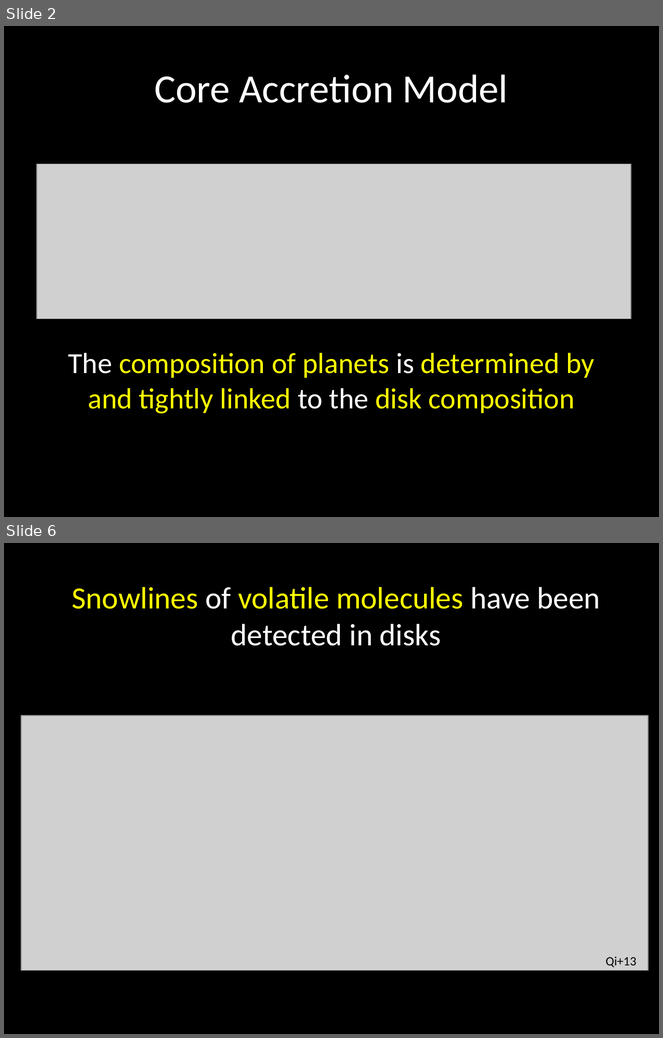
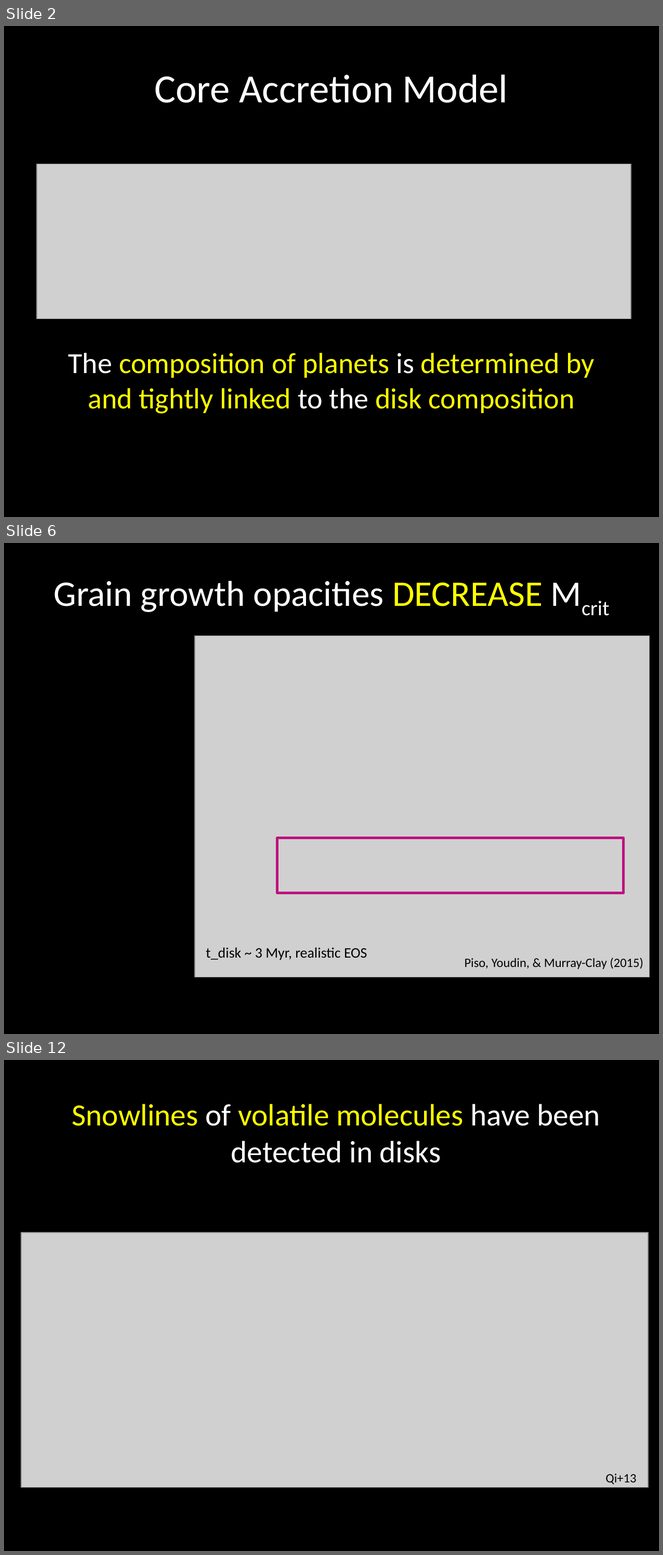
Before and after one commit to apiso/Thesis, a slide deck: slides/AAS_talk.pptx. Shown one above the other, each under a label of ours: slides 2 and 6 before the commit, slides 2, 6 and 12 after it; the slides between them are not shown. The pictures are 663x1038 and 663x1555 pixels, drawn with LibreOffice and Linux fonts; fonts in the diff are those of the drawing; grey boxes stand for pictures. Boxes give left, top, right and bottom in pixels: in the first picture for what was removed or moved away, otherwise in the second. Text is boxed around its words. In the diff, an @@ line names an element or a change of style, - is before the commit and + after.

```diff
--- a/slides/AAS_talk.pptx
+++ b/slides/AAS_talk.pptx
@@ slide 6 added at <box>4,543,659,1034</box>, background #000000 @@
@@ title added at <box>53,581,543,612</box>, 39.6 pt, text #FFFFFF @@
+Grain growth opacities DECREASE Mcrit
@@ picture added at <box>195,636,649,977</box> @@
@@ rectangle added at <box>277,838,624,893</box>, outline #BD117E 3 pt @@
@@ text added at <box>195,948,367,961</box>, 16 pt, text #000000 @@
+t_disk ~ 3 Myr, realistic EOS
@@ text added at <box>206,948,357,961</box>, 16 pt, text #000000 @@
+t_disk ~ 3 Myr, realistic EOS
@@ text added at <box>465,958,644,969</box>, 14 pt, text #000000 @@
+Piso, Youdin, & Murray-Clay (2015)
@@ what was slide 6 is now slide 12 @@
```
Also in this commit, not shown: 7 slides changed, 10 other slides added, 1 slide removed, 5 other files.
